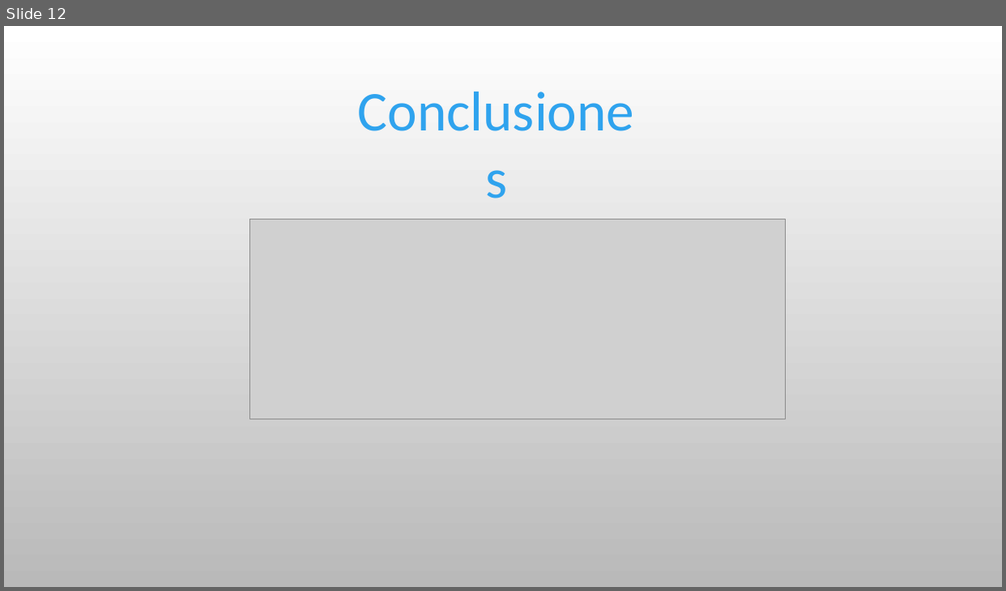
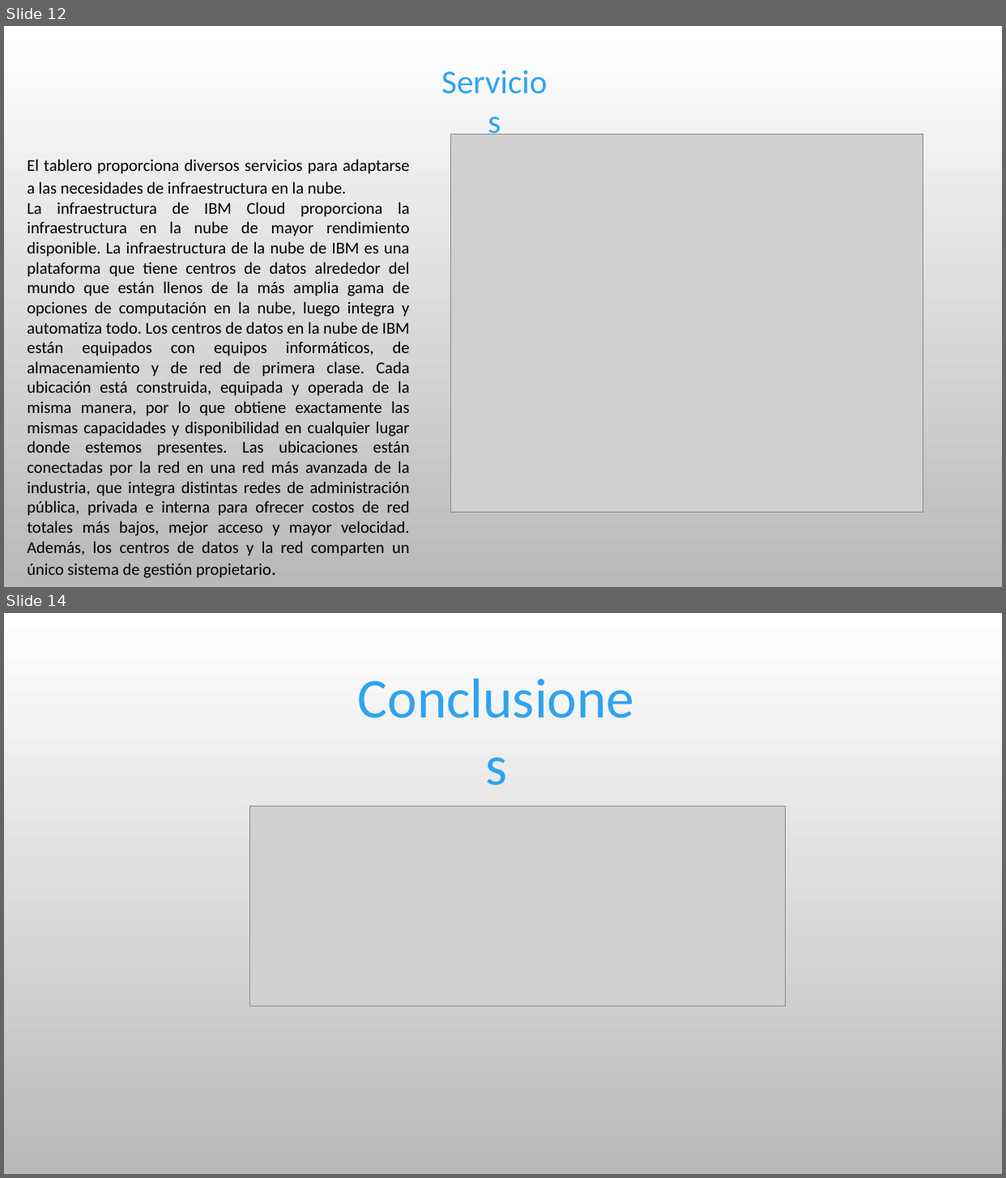
Before and after one commit to alecdiez/Tesis, a slide deck: ProyectoFinalGrado_SosaAdorati.pptx. Shown one above the other, each under a label of ours: slide 12 before the commit, slides 12 and 14 after it; the slides between them are not shown. The pictures are 1006x591 and 1006x1178 pixels, drawn with LibreOffice and Linux fonts; fonts in the diff are those of the drawing; grey boxes stand for pictures; background and template pictures are left out. Boxes give left, top, right and bottom in pixels: in the first picture for what was removed or moved away, otherwise in the second. Text is boxed around its words. In the diff, an @@ line names an element or a change of style, - is before the commit and + after.

```diff
--- a/ProyectoFinalGrado_SosaAdorati.pptx
+++ b/ProyectoFinalGrado_SosaAdorati.pptx
@@ slide 12 added at (4, 26, 1002, 587), background picture (left out) @@
@@ text added at (428, 57, 560, 105), 32 pt, text #2FA3EE @@
+Servicios
@@ picture added at (451, 134, 923, 513) @@
@@ text added at (27, 159, 410, 578), 16 pt, text #000000 @@
+El tablero proporciona diversos servicios para adaptarse a las necesidades de infraestructura en la nube.
+La infraestructura de IBM Cloud proporciona la infraestructura en la nube de mayor rendimiento disponible. La infraestructura de la nube de IBM es una plataforma que tiene centros de datos alrededor del mundo que están llenos de la más amplia gama de opciones de computación en la nube, luego integra y automatiza todo. Los centros de datos en la nube de IBM están equipados con equipos informáticos, de almacenamiento y de red de primera clase. Cada ubicación está construida, equipada y operada de la misma manera, por lo que obtiene exactamente las mismas capacidades y disponibilidad en cualquier lugar donde estemos presentes. Las ubicaciones están conectadas por la red en una red más avanzada de la industria, que integra distintas redes de administración pública, privada e interna para ofrecer costos de red totales más bajos, mejor acceso y mayor velocidad. Además, los centros de datos y la red comparten un único sistema de gestión propietario.
@@ what was slide 12 is now slide 14 @@
```
Also in this commit, not shown: 2 slides changed, 1 other slide added.
